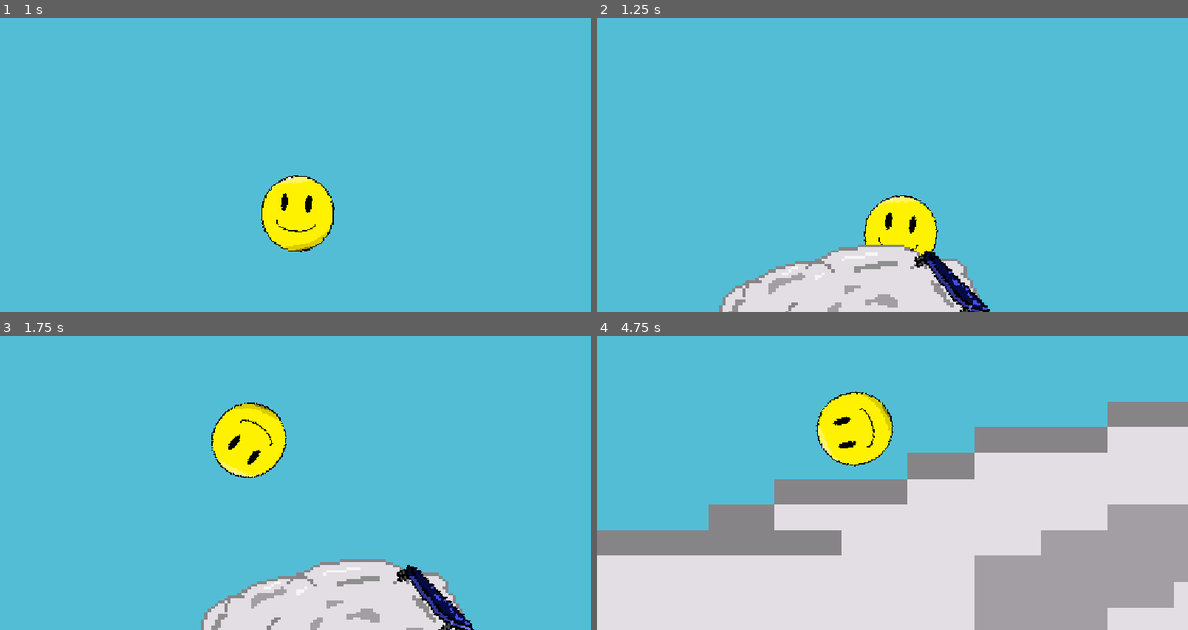
Above: before the commit, frames 1-4 (two rows, left to right).
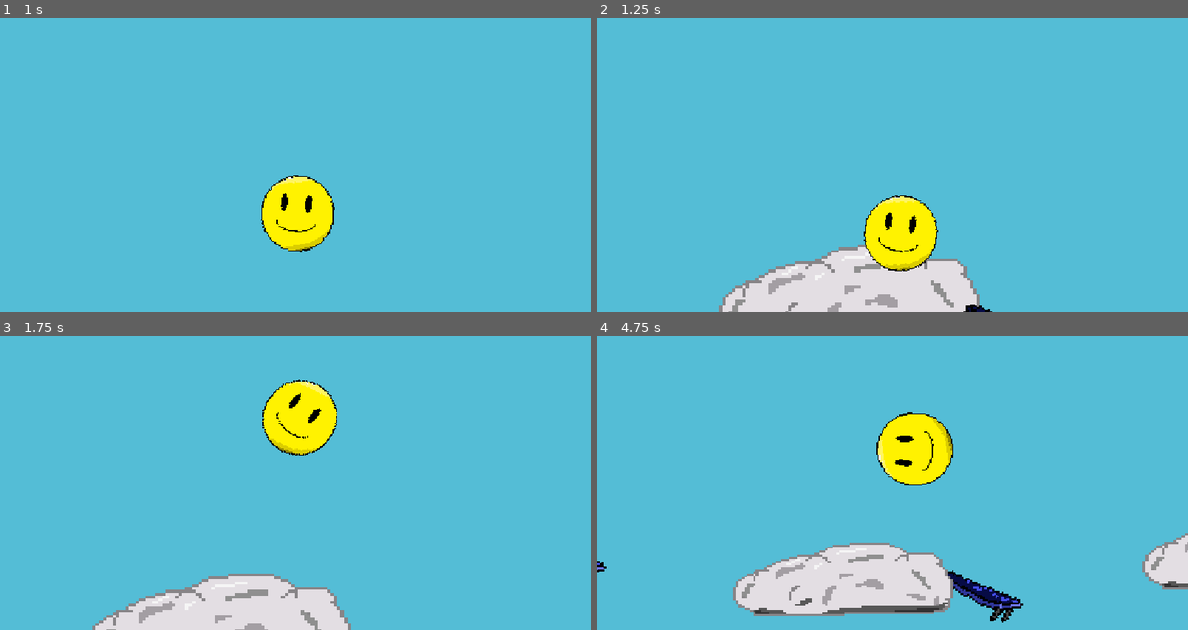
Above: after the commit, the same moments.

Repository: cyan-teal/hole-bounce
Game: Godot game, scene res://scenes/level_3.tscn
Same seed, same stepped clock (60 frames per second), same inputs: the game is played once before the commit and once after it.
Inputs (mouse positions are in pixels of both pictures, inside the frame that each line leads up to):
- Up to frame 1 (1 s): move the mouse to (425, 129) at 0.52 s; hold Right (go_right) from 0.53 s (still down); hold Space (pass) from 0.53 s (still down)
- Up to frame 2 (1.25 s): keep holding Right (go_right); keep holding Space (pass)
- Up to frame 3 (1.75 s): move the mouse to (177, 480) at 1.27 s; release Right (go_right) at 1.28 s; release Space (pass) at 1.28 s; hold Left (go_left) from 1.28 s (still down); tap Space (pass) at 1.35 s
- Up to frame 4 (4.75 s): move the mouse to (951, 391) at 2.02 s; release Left (go_left) at 2.03 s; hold Space (pass) 2.03-2.78 s; hold Right (go_right) 2.03-3.53 s; move the mouse to (862, 530) at 2.77 s; tap Space (pass) at 2.85, 4.35 s; move the mouse to (1069, 512) at 3.52 s; hold Space (pass) 3.53-4.28 s; hold Left (go_left) from 3.53 s (still down); move the mouse to (715, 415) at 4.27 s

Frame 1 is identical in both runs. In frame 2, 1.4% of the frame differs, in the area x 45-67%, y 77-100%; in frame 3, 13%; in frame 4, 54%, in the area x 0-100%, y 18-100%.

Commit message:
major thing

Diff:
--- /dev/null
+++ b/hole-bounce/area_2d.gd
@@ -0,0 +1,16 @@
+extends Area2D
+
+
+# Called when the node enters the scene tree for the first time.
+func _ready() -> void:
+	pass # Replace with function body.
+
+
+# Called every frame. 'delta' is the elapsed time since the previous frame.
+func _process(delta: float) -> void:
+	pass
+
+func _body_is_here(body: Node2D) -> void:
+	if body is RigidBody2D:
+
+		pass
--- /dev/null
+++ b/hole-bounce/barrier.tscn
@@ -0,0 +1,17 @@
+[gd_scene format=3 uid="uid://nk4lt8sdm5hk"]
+
+[ext_resource type="Texture2D" uid="uid://1pqwspji0wsc" path="res://pixil-frame-0 (15).png" id="1_lfb78"]
+
+[sub_resource type="RectangleShape2D" id="RectangleShape2D_3ydn5"]
+size = Vector2(80.5, 600.5)
+
+[node name="barrier" type="StaticBody2D" unique_id=278312820]
+
+[node name="Sprite2D" type="Sprite2D" parent="." unique_id=1647151870]
+position = Vector2(4.5, 16.499985)
+scale = Vector2(2.23, 6.9300003)
+texture = ExtResource("1_lfb78")
+
+[node name="CollisionShape2D" type="CollisionShape2D" parent="." unique_id=194293489]
+position = Vector2(1, -2)
+shape = SubResource("RectangleShape2D_3ydn5")
--- /dev/null
+++ b/hole-bounce/scenes/launch_padfell.gd
@@ -0,0 +1,17 @@
+extends StaticBody2D
+
+const STRENGTH: float = 1500.0
+
+# Called when the node enters the scene tree for the first time.
+func _ready() -> void:
+	pass # Replace with function body.
+
+
+# Called every frame. 'delta' is the elapsed time since the previous frame.
+func _process(_delta: float) -> void:
+	pass
+
+func _on_area_2d_body_entered(body: Node2D) -> void:
+	if body is RigidBody2D:
+		body.apply_impulse(Vector2.UP.rotated(rotation) * STRENGTH)
+		pass
--- /dev/null
+++ b/hole-bounce/scenes/launch_padweak.gd
@@ -0,0 +1,17 @@
+extends StaticBody2D
+
+const STRENGTH: float = 250.0
+
+# Called when the node enters the scene tree for the first time.
+func _ready() -> void:
+	pass # Replace with function body.
+
+
+# Called every frame. 'delta' is the elapsed time since the previous frame.
+func _process(_delta: float) -> void:
+	pass
+
+func _on_area_2d_body_entered(body: Node2D) -> void:
+	if body is RigidBody2D:
+		body.apply_impulse(Vector2.UP.rotated(rotation) * STRENGTH)
+		pass
--- a/hole-bounce/scenes/level_1.tscn
+++ b/hole-bounce/scenes/level_1.tscn
@@ -5,6 +5,7 @@
 [ext_resource type="Script" uid="uid://dfs47tdn7w3cg" path="res://scripts/launch_pad 1.gd" id="3_5xbjy"]
 [ext_resource type="PackedScene" uid="uid://bixobljkd83tk" path="res://scenes/launch_pad.tscn" id="3_rus8k"]
 [ext_resource type="PackedScene" uid="uid://bg8re1clvsn4u" path="res://scenes/level_end.tscn" id="5_fcfvj"]
+[ext_resource type="Texture2D" uid="uid://dsnqea3gxy4cj" path="res://resources/icon.svg" id="6_2os1m"]
 [ext_resource type="PackedScene" uid="uid://dc3ifb2nhulun" path="res://scenes/hole.tscn" id="6_pa8r4"]
 [ext_resource type="PackedScene" uid="uid://cxadqbe7qfuwj" path="res://log_obstacle.tscn" id="9_2os1m"]
 [ext_resource type="PackedScene" uid="uid://b0wm100j74h38" path="res://rock_obstacle.tscn" id="9_2y5yt"]
@@ -63,6 +64,7 @@
 scale = Vector2(1.1551731, -0.33634555)
 
 [node name="barrier2" parent="." unique_id=1993517078 instance=ExtResource("3_rus8k")]
+visible = false
 position = Vector2(-2050.0002, -1156.9999)
 rotation = -1.6762425
 scale = Vector2(25.293629, 0.761766)
@@ -123,6 +125,7 @@
 scale = Vector2(3.076568, 0.5374804)
 
 [node name="barrier" parent="." unique_id=1449926254 instance=ExtResource("2_bswci")]
+visible = false
 position = Vector2(1420.0001, -2282)
 rotation = -0.026239483
 scale = Vector2(1.1538556, -54.08841)
@@ -130,6 +133,8 @@
 
 [node name="LevelEnd" parent="." unique_id=1912925523 instance=ExtResource("5_fcfvj")]
 position = Vector2(-458, -3144)
+scale = Vector2(1, 1)
+texture = ExtResource("6_2os1m")
 
 [node name="Hole" parent="." unique_id=682024800 instance=ExtResource("6_pa8r4")]
 position = Vector2(269.99997, -785)
--- a/hole-bounce/scenes/level_2.tscn
+++ b/hole-bounce/scenes/level_2.tscn
@@ -10,6 +10,8 @@
 [ext_resource type="PackedScene" uid="uid://dc3ifb2nhulun" path="res://scenes/hole.tscn" id="7_y0kc7"]
 [ext_resource type="PackedScene" uid="uid://bg8re1clvsn4u" path="res://scenes/level_end.tscn" id="8_ne2mo"]
 [ext_resource type="PackedScene" uid="uid://b53n0e6biq4jo" path="res://arrow.tscn" id="9_6cvei"]
+[ext_resource type="Texture2D" uid="uid://dsnqea3gxy4cj" path="res://resources/icon.svg" id="10_172wr"]
+[ext_resource type="PackedScene" uid="uid://nk4lt8sdm5hk" path="res://barrier.tscn" id="12_g2hoc"]
 
 [node name="Level2" type="Node2D" unique_id=2075713534]
 
@@ -145,6 +147,8 @@
 
 [node name="LevelEnd" parent="." unique_id=1912925523 instance=ExtResource("8_ne2mo")]
 position = Vector2(5584, -4685)
+scale = Vector2(1, 1)
+texture = ExtResource("10_172wr")
 
 [node name="arrow" parent="." unique_id=1626867911 instance=ExtResource("9_6cvei")]
 position = Vector2(6689, 5703)
@@ -175,3 +179,11 @@
 position = Vector2(-2450, 475)
 rotation = -2.054483
 scale = Vector2(4.9812794, 3.8038778)
+
+[node name="barrier" parent="." unique_id=278312820 instance=ExtResource("12_g2hoc")]
+position = Vector2(7638, -2569)
+scale = Vector2(7.046938, 32.761253)
+
+[node name="barrier2" parent="." unique_id=1872933514 instance=ExtResource("12_g2hoc")]
+position = Vector2(-4310, -2569)
+scale = Vector2(7.046938, 32.761253)
--- a/hole-bounce/scenes/level_3.tscn
+++ b/hole-bounce/scenes/level_3.tscn
@@ -4,27 +4,33 @@
 [ext_resource type="PackedScene" uid="uid://bixobljkd83tk" path="res://scenes/launch_pad.tscn" id="2_1pn4d"]
 [ext_resource type="Script" uid="uid://dfs47tdn7w3cg" path="res://scripts/launch_pad 1.gd" id="3_1pn4d"]
 [ext_resource type="PackedScene" uid="uid://c8xtnnl8ank2m" path="res://cloud.tscn" id="3_uwxec"]
-[ext_resource type="Script" uid="uid://bsxa4cye13pgc" path="res://scenes/launch_pad2.gd" id="4_hhfj6"]
+[ext_resource type="Script" uid="uid://cta1iqnln0vlg" path="res://scenes/launch_padweak.gd" id="3_vcx5n"]
+[ext_resource type="Script" uid="uid://djyj4062cec1n" path="res://scenes/launch_padfell.gd" id="4_ha73p"]
 [ext_resource type="PackedScene" uid="uid://dc3ifb2nhulun" path="res://scenes/hole.tscn" id="5_ah8om"]
 [ext_resource type="Script" uid="uid://dwjbd5k3dtfp7" path="res://scenes/hole_test.gd" id="7_wae8j"]
 [ext_resource type="PackedScene" uid="uid://b53n0e6biq4jo" path="res://arrow.tscn" id="8_wae8j"]
+[ext_resource type="PackedScene" uid="uid://nk4lt8sdm5hk" path="res://barrier.tscn" id="9_ha73p"]
 
 [node name="Level2" type="Node2D" unique_id=2075713534]
 
 [node name="Player" parent="." unique_id=244388843 instance=ExtResource("1_uwxec")]
+z_index = 1000
 position = Vector2(20, -538)
 
 [node name="Camera2D" type="Camera2D" parent="Player" unique_id=1067887717]
+z_index = 1000
 position_smoothing_enabled = true
 
 [node name="LaunchPad" parent="." unique_id=2031626973 instance=ExtResource("2_1pn4d")]
 top_level = true
-position = Vector2(151, 283.00003)
-rotation = 0.8159049
+position = Vector2(265, 371.00003)
+rotation = 0.38434774
+script = ExtResource("3_vcx5n")
 
 [node name="LaunchPad2" parent="." unique_id=1785677319 instance=ExtResource("2_1pn4d")]
-position = Vector2(998.00006, 378)
-rotation = 0.8159049
+position = Vector2(1077, 440.00006)
+rotation = 0.41480836
+script = ExtResource("3_vcx5n")
 
 [node name="LaunchPad3" parent="." unique_id=1269352990 instance=ExtResource("2_1pn4d")]
 position = Vector2(3334, -811.00037)
@@ -46,9 +52,9 @@
 
 [node name="fell down launch pad" parent="." unique_id=1213248083 instance=ExtResource("2_1pn4d")]
 top_level = true
-position = Vector2(-458.00003, 2695)
+position = Vector2(-458, 1974)
 rotation = -0.013707934
-script = ExtResource("4_hhfj6")
+script = ExtResource("4_ha73p")
 
 [node name="cloud" parent="." unique_id=31755238 instance=ExtResource("3_uwxec")]
 position = Vector2(-35, 293)
@@ -79,7 +85,7 @@
 scale = Vector2(3.3854687, 2.084955)
 
 [node name="cloud7" parent="." unique_id=2008231729 instance=ExtResource("3_uwxec")]
-position = Vector2(1842, 2910)
+position = Vector2(1842, 2189)
 scale = Vector2(43.242092, 16.741783)
 
 [node name="cloud4" parent="." unique_id=277414955 instance=ExtResource("3_uwxec")]
@@ -102,17 +108,36 @@
 scale = Vector2(-1.4406961, 0.8910328)
 script = ExtResource("7_wae8j")
 
+[node name="Hole4" parent="." unique_id=1609813169 instance=ExtResource("5_ah8om")]
+position = Vector2(2900.9998, 262)
+rotation = 1.5671214
+scale = Vector2(-1.0673712, -1.0808122)
+script = ExtResource("7_wae8j")
+
 [node name="arrow" parent="." unique_id=1626867911 instance=ExtResource("8_wae8j")]
-position = Vector2(4933, 2584)
+position = Vector2(4933, 1863)
 rotation = -0.089637324
 scale = Vector2(3.4327836, 3.3761551)
 
 [node name="arrow2" parent="." unique_id=1324582119 instance=ExtResource("8_wae8j")]
-position = Vector2(3303.9995, 2594.0002)
+position = Vector2(3303.9995, 1873.0002)
 rotation = 0.021420248
 scale = Vector2(3.4327836, 3.3761551)
 
 [node name="arrow3" parent="." unique_id=1320165626 instance=ExtResource("8_wae8j")]
-position = Vector2(1418.9995, 2561)
+position = Vector2(1418.9995, 1840)
 rotation = 0.021420248
 scale = Vector2(3.4327836, 3.3761551)
+
+[node name="arrow4" parent="." unique_id=945581188 instance=ExtResource("8_wae8j")]
+position = Vector2(-492.00006, -1040)
+rotation = -2.152008
+scale = Vector2(3.4327836, 3.3761551)
+
+[node name="barrier" parent="." unique_id=278312820 instance=ExtResource("9_ha73p")]
+position = Vector2(-2914.0002, -789)
+scale = Vector2(4.8723564, 14.193529)
+
+[node name="barrier2" parent="." unique_id=687368591 instance=ExtResource("9_ha73p")]
+position = Vector2(7147, -789)
+scale = Vector2(4.8723564, 14.193529)
--- a/hole-bounce/scripts/player.gd
+++ b/hole-bounce/scripts/player.gd
@@ -5,7 +5,7 @@
 
 const SPEED: float = 17_000.0
 const ROTATIONAL_SPEED: float = 150_000.0
-const BOUNCE_STRENGTH: float = 300.0
+const BOUNCE_STRENGTH: float = 250.0
 
 
 
Not shown, added: hole-bounce/area_2d.gd.uid
Binary file added: hole-bounce/pixil-frame-0 (15).png
Not shown, added: hole-bounce/pixil-frame-0 (15).png.import
Not shown, added: hole-bounce/scenes/launch_padfell.gd.uid
Not shown, added: hole-bounce/scenes/launch_padweak.gd.uid
